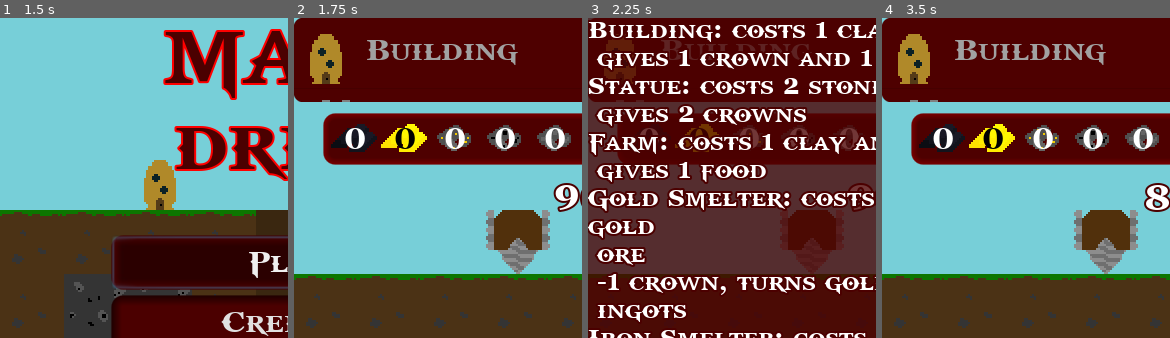
Above: before the commit, frames 1-4 (left to right).
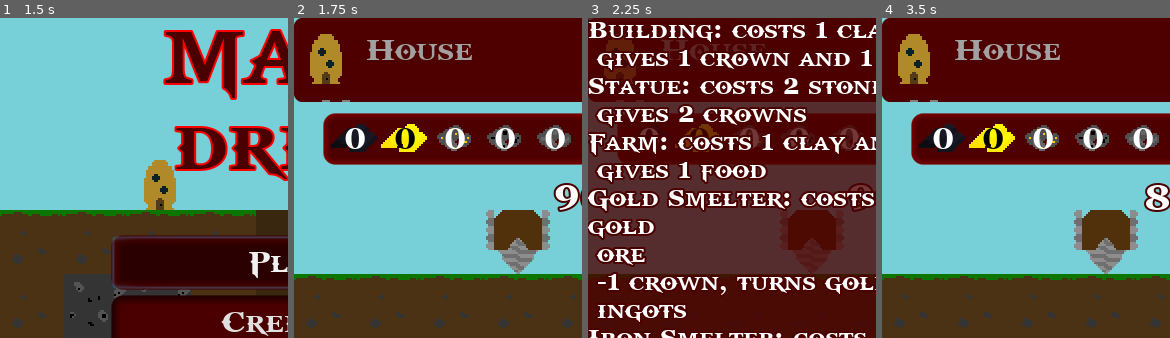
Above: after the commit, the same moments.

Repository: the-alex-g/LD48
Game: Godot game, scene res://Main/Splashscreen.tscn
Same seed, same stepped clock (60 frames per second), same inputs: the game is played once before the commit and once after it.
Inputs (mouse positions are % of the whole screen's width and height, from its top left):
- Up to frame 1 (1.5 s): tap Enter at 0.5 s; move the mouse to (72, 45) at 0.52 s; click (72, 45) at 0.67 s; click "Play" at 1.25 s
- Up to frame 2 (1.75 s): no input
- Up to frame 3 (2.25 s): click "I" at 2 s
- Up to frame 4 (3.5 s): click "I" at 2.75 s
The pictures show only the part of the screen within x 0-50%, y 0-50%; the shares and areas given below are measured in that part.

Frame 1 is identical in both runs. In frame 2, 1.6% of the frame differs, in the area x 28-78%, y 6-15%; in frame 3, 0.6%; in frame 4, 1.6%.

Commit message:
Rename building house

Diff:
--- a/project/CreatableItems/itemList.gd
+++ b/project/CreatableItems/itemList.gd
@@ -7,7 +7,7 @@
 
 # constants
 const ITEM_AREA := {
-	"Building":Vector2(1,1),
+	"House":Vector2(1,1),
 	"Statue":Vector2(1,1),
 	"Gold Smelter":Vector2(2,1),
 	"Iron Smelter": Vector2(2,1),
--- a/project/CreatableItems/itemList.tscn
+++ b/project/CreatableItems/itemList.tscn
@@ -9,33 +9,31 @@
 [ext_resource path="res://Font.tres" type="DynamicFont" id=7]
 [ext_resource path="res://Art/Farm.png" type="Texture" id=8]
 
-
-
-[sub_resource type="StyleBoxFlat" id=5]
+[sub_resource type="StyleBoxFlat" id=1]
 bg_color = Color( 0.305882, 0, 0, 1 )
 
-[sub_resource type="StyleBoxFlat" id=1]
+[sub_resource type="StyleBoxFlat" id=2]
 bg_color = Color( 0.670588, 0, 0, 1 )
 corner_radius_top_left = 5
 corner_radius_top_right = 5
 corner_radius_bottom_right = 5
 corner_radius_bottom_left = 5
 
-[sub_resource type="StyleBoxFlat" id=2]
+[sub_resource type="StyleBoxFlat" id=3]
 bg_color = Color( 0.368627, 0, 0, 1 )
 corner_radius_top_left = 5
 corner_radius_top_right = 5
 corner_radius_bottom_right = 5
 corner_radius_bottom_left = 5
 
-[sub_resource type="StyleBoxFlat" id=3]
+[sub_resource type="StyleBoxFlat" id=4]
 bg_color = Color( 0.670588, 0, 0, 1 )
 corner_radius_top_left = 5
 corner_radius_top_right = 5
 corner_radius_bottom_right = 5
 corner_radius_bottom_left = 5
 
-[sub_resource type="StyleBoxFlat" id=4]
+[sub_resource type="StyleBoxFlat" id=5]
 bg_color = Color( 0.305882, 0, 0, 1 )
 corner_radius_top_left = 5
 corner_radius_top_right = 5
@@ -46,13 +44,13 @@
 anchor_right = 1.0
 margin_right = -150.0
 margin_bottom = 42.0
-custom_styles/cursor = SubResource( 5 )
-custom_styles/selected_focus = SubResource( 1 )
-custom_styles/bg_focus = SubResource( 2 )
-custom_styles/selected = SubResource( 3 )
-custom_styles/bg = SubResource( 4 )
+custom_styles/cursor = SubResource( 1 )
+custom_styles/selected_focus = SubResource( 2 )
+custom_styles/bg_focus = SubResource( 3 )
+custom_styles/selected = SubResource( 4 )
+custom_styles/bg = SubResource( 5 )
 custom_fonts/font = ExtResource( 7 )
-items = [ "Building", ExtResource( 2 ), false, "Statue", ExtResource( 3 ), false, "Farm", ExtResource( 8 ), false, "Iron Smelter", ExtResource( 5 ), false, "Gold Smelter", ExtResource( 4 ), false, "City", ExtResource( 6 ), false ]
+items = [ "House", ExtResource( 2 ), false, "Statue", ExtResource( 3 ), false, "Farm", ExtResource( 8 ), false, "Iron Smelter", ExtResource( 5 ), false, "Gold Smelter", ExtResource( 4 ), false, "City", ExtResource( 6 ), false ]
 script = ExtResource( 1 )
 __meta__ = {
 "_edit_use_anchors_": false
--- a/project/Main/TileMap.gd
+++ b/project/Main/TileMap.gd
@@ -24,7 +24,7 @@
 const EMPTY_UNDERGROUND_TILE := 1
 const CELL_SIZE := 32
 const NAME_TO_TILE_ABV := {
-	"Building":3,
+	"House":3,
 	"Statue":5,
 	"Gold Smelter":12,
 	"Iron Smelter":14,
@@ -32,7 +32,7 @@
 	"Farm":18,
 }
 const NAME_TO_TILE_BLW := {
-	"Building":4,
+	"House":4,
 	"Statue":6,
 	"Gold Smelter":11,
 	"Iron Smelter":13,
--- a/project/ResourceManager.gd
+++ b/project/ResourceManager.gd
@@ -6,7 +6,7 @@
 
 # constants
 const RESOURCES_TO_BUILD := {
-	"Building":{"dirt":1},
+	"House":{"dirt":1},
 	"Statue":{"stone":2},
 	"Gold Smelter":{"stone":2, "gold_ore":1},
 	"Iron Smelter":{"stone":2, "iron_ore":1},
